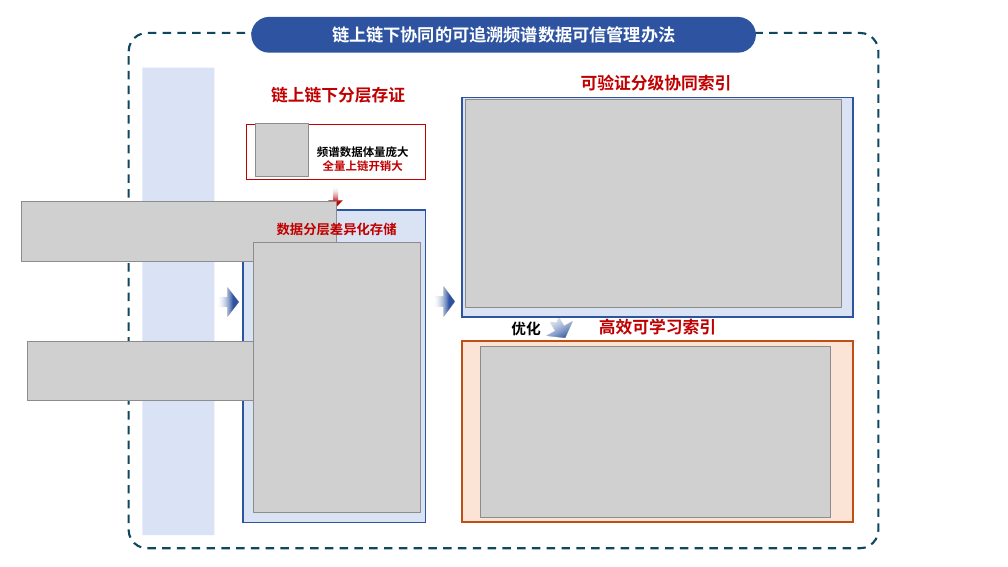
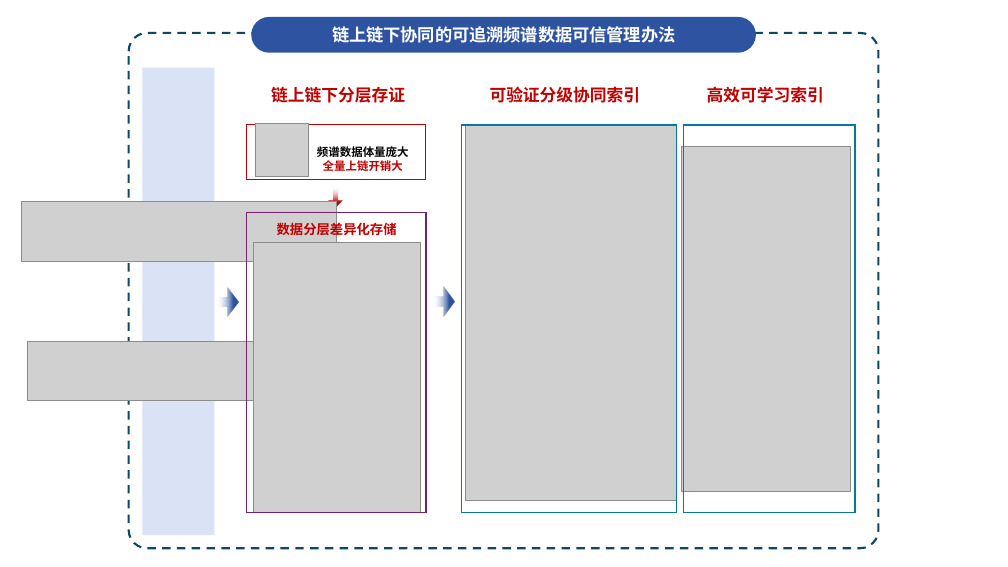
Before and after one commit to yeshu8zpf/NSFC_MCI, a slide deck: slide 1 of 军民融合/ppt/研究方案二C.pptx. Drawn at 1008x567 pixels with LibreOffice and Linux fonts; fonts in the diff are those of the drawing; grey boxes stand for pictures. Boxes give left, top, right and bottom in pixels: in the first picture for what was removed or moved away, otherwise in the second. Text is boxed around its words. In the diff, an @@ line names an element or a change of style, - is before the commit and + after.

```diff
--- a/军民融合/ppt/研究方案二C.pptx
+++ b/军民融合/ppt/研究方案二C.pptx
@@ text "可验证分级协同索引": place and size @@
-text "可验证分级协同索引" at (581,74,732,91)
+text "可验证分级协同索引" at (490,86,641,103)
@@ text "高效可学习索引" rewrapped from (599,316,716,338) to (707,86,824,103) @@
@@ rounded rectangle removed at (462,98,853,317) @@
@@ rectangle added at (461,125,677,512), outline #0B76A0 1.5 pt @@
@@ picture: place and size @@
-picture at (466,99,842,307)
+picture at (466,126,677,501)
@@ picture: place and size @@
-picture at (480,346,830,517)
+picture at (681,146,850,491)
@@ rectangle added at (684,125,855,512), outline #0B76A0 1.5 pt @@
@@ rounded rectangle removed at (243,210,426,523) @@
@@ rectangle added at (247,212,426,512), outline #78206E 1.5 pt @@
@@ text removed at (511,321,540,336) @@
-优化
@@ notched right arrow removed at (542,312,578,345) @@
@@ rounded rectangle removed at (462,341,853,523) @@
```
Also in this commit, not shown: 3 other slides changed, 13 other files.
